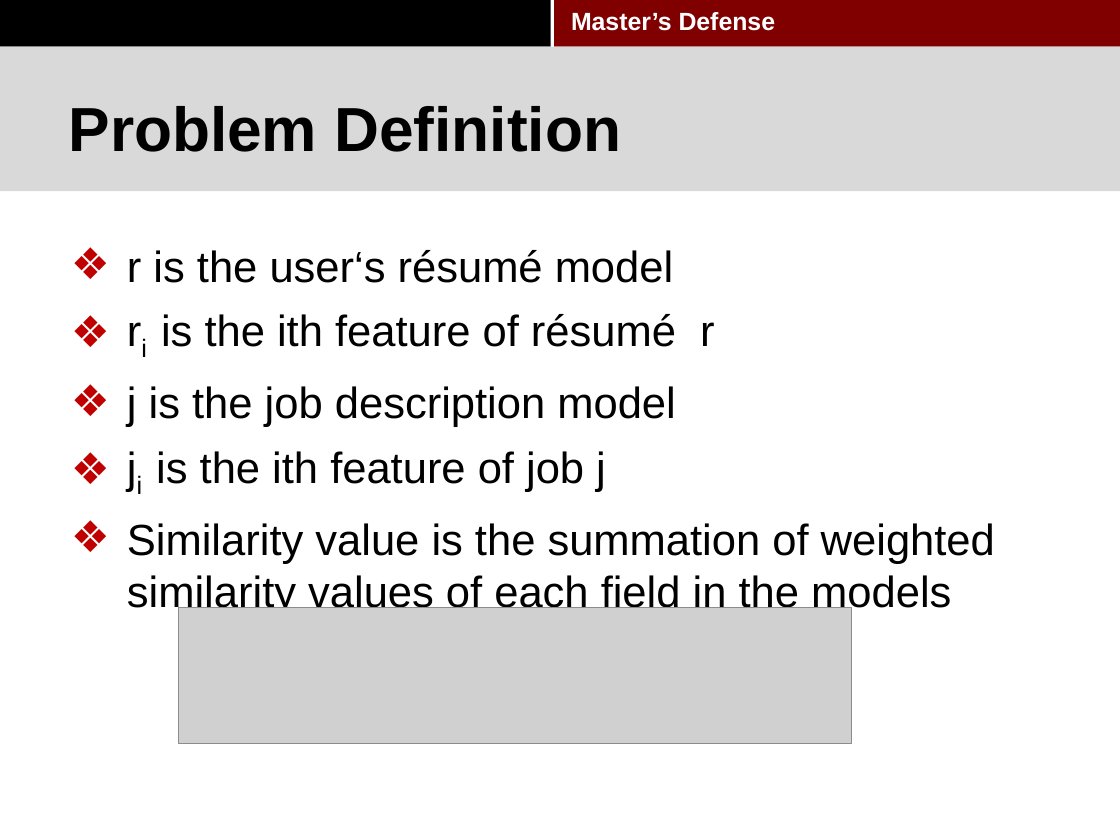
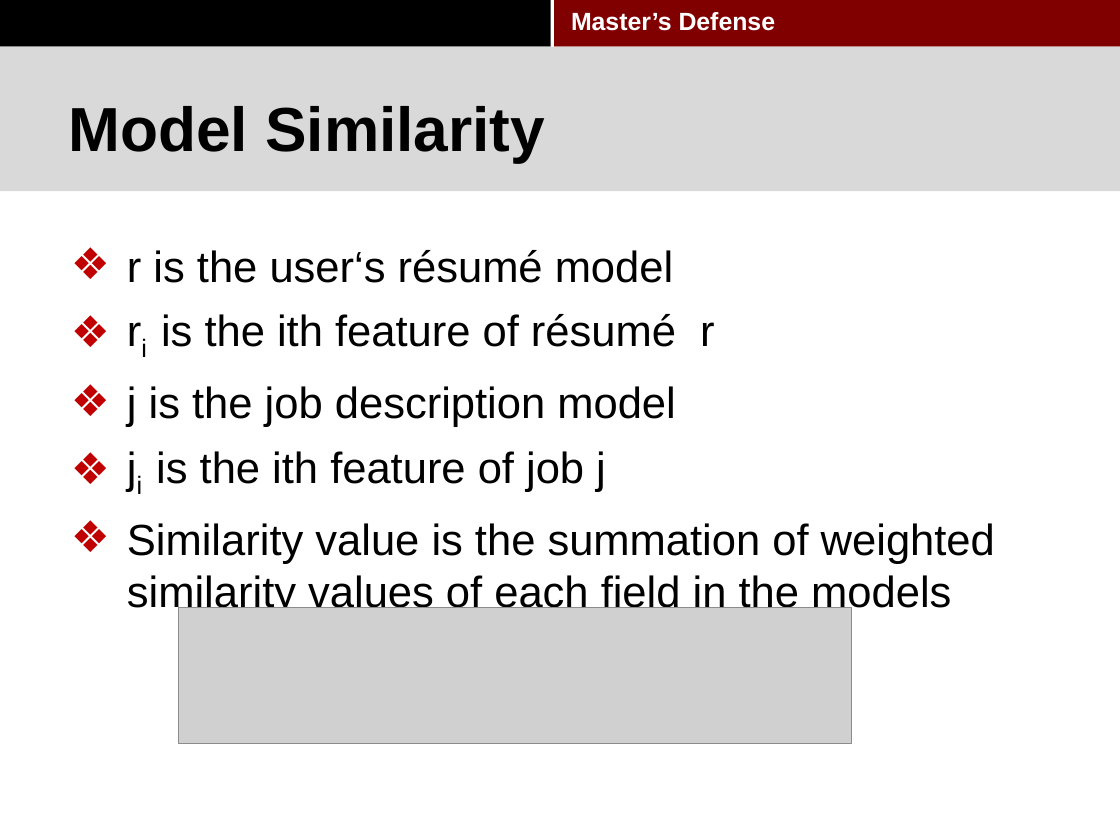
Before and after one commit to pkushiqiang/thesis, a slide deck: slide 21 of media/Master's thesis-2.pptx (slide 20 before the commit). Drawn at 1120x840 pixels with LibreOffice and Linux fonts; fonts in the diff are those of the drawing; grey boxes stand for pictures; background and template pictures are left out. Boxes give left, top, right and bottom in pixels: in the first picture for what was removed or moved away, otherwise in the second. Text is boxed around its words. In the diff, an @@ line names an element or a change of style, - is before the commit and + after.

```diff
--- a/media/Master's thesis-2.pptx
+++ b/media/Master's thesis-2.pptx
@@ title at box(69, 106, 545, 162): text changed @@
-Problem Definition
+Model Similarity
```
Also in this commit, not shown: 2 other slides changed, 5 slides added, 2 slides removed, 2 other files.
